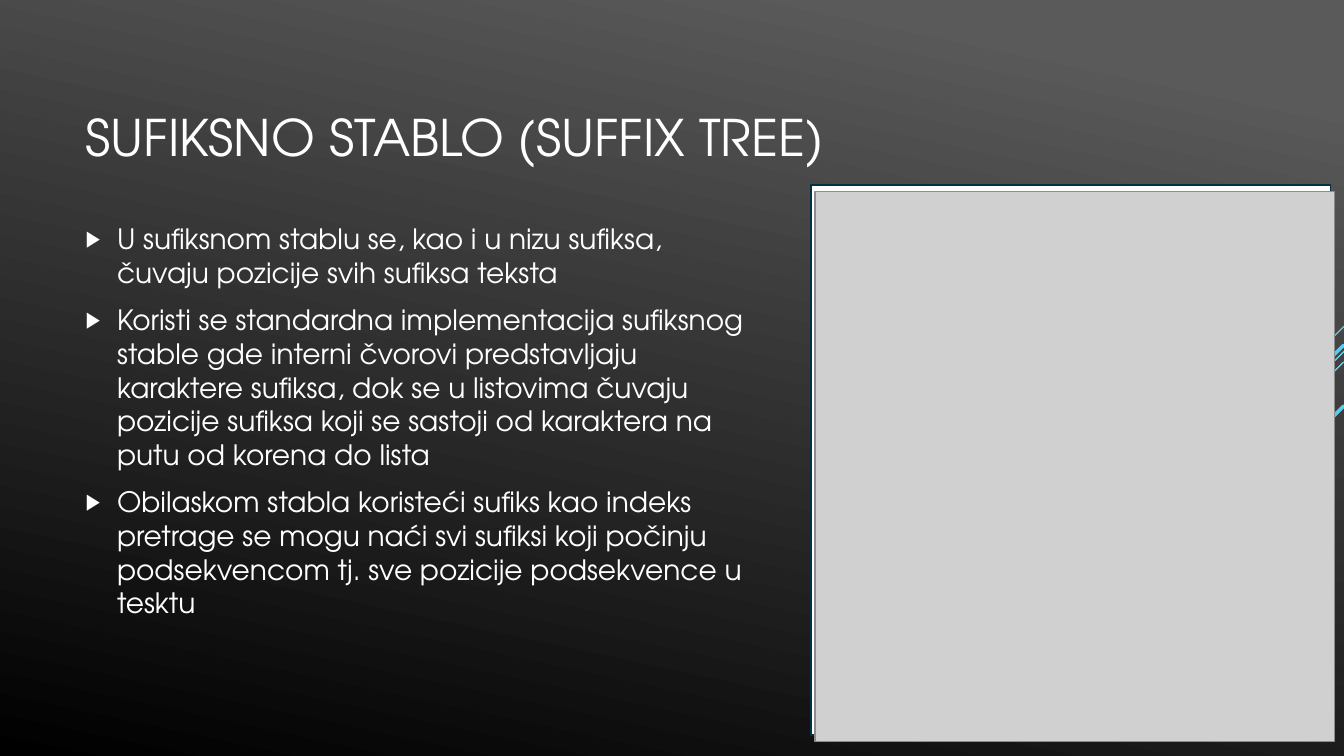
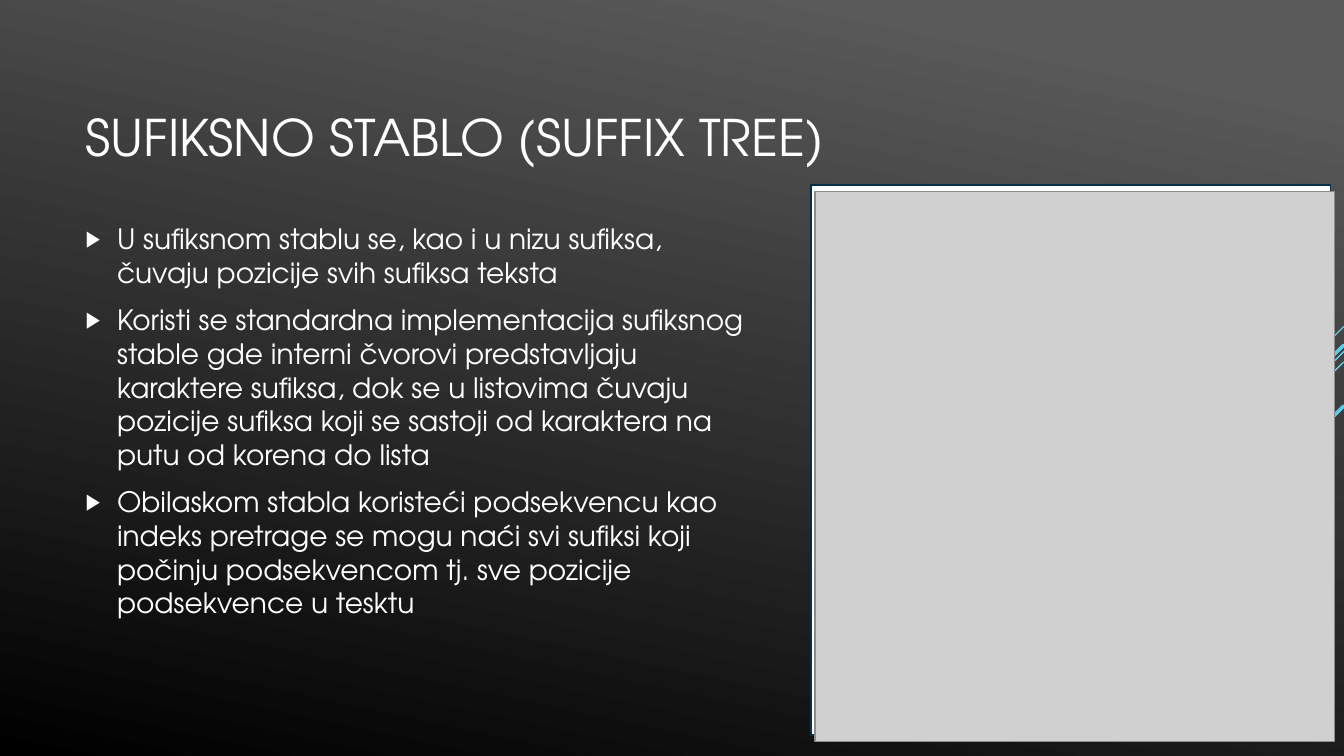
Before and after one commit to napoznata/GI_2019, a slide deck: slide 6 of Presentation/gi_presentation.pptx. Drawn at 1344x756 pixels with LibreOffice and Linux fonts; fonts in the diff are those of the drawing; grey boxes stand for pictures. Boxes give left, top, right and bottom in pixels: in the first picture for what was removed or moved away, otherwise in the second. Text is boxed around its words. In the diff, an @@ line names an element or a change of style, - is before the commit and + after.

```diff
--- a/Presentation/gi_presentation.pptx
+++ b/Presentation/gi_presentation.pptx
@@ text at <box>117,490,717,619</box>: text changed @@
-▶ Obilaskom stabla koristeći sufiks kao indeks pretrage se mogu naći svi sufiksi koji počinju podsekvencom tj. sve pozicije podsekvence u tesktu
+▶ Obilaskom stabla koristeći podsekvencu kao indeks pretrage se mogu naći svi sufiksi koji počinju podsekvencom tj. sve pozicije podsekvence u tesktu
```
Also in this commit, not shown: 2 other slides changed.
